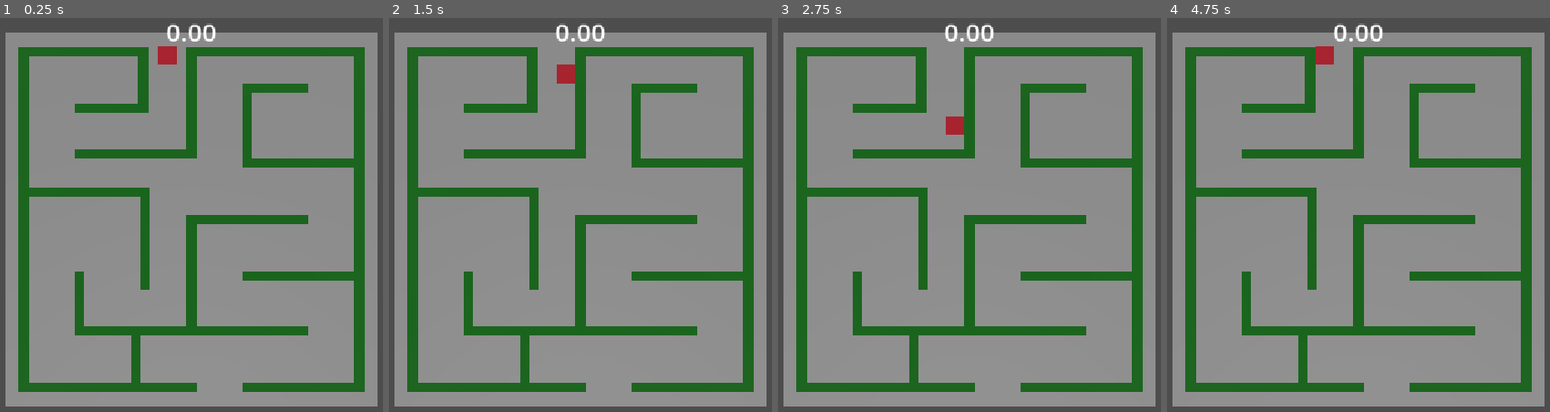
Above: before the commit, frames 1-4 (left to right).
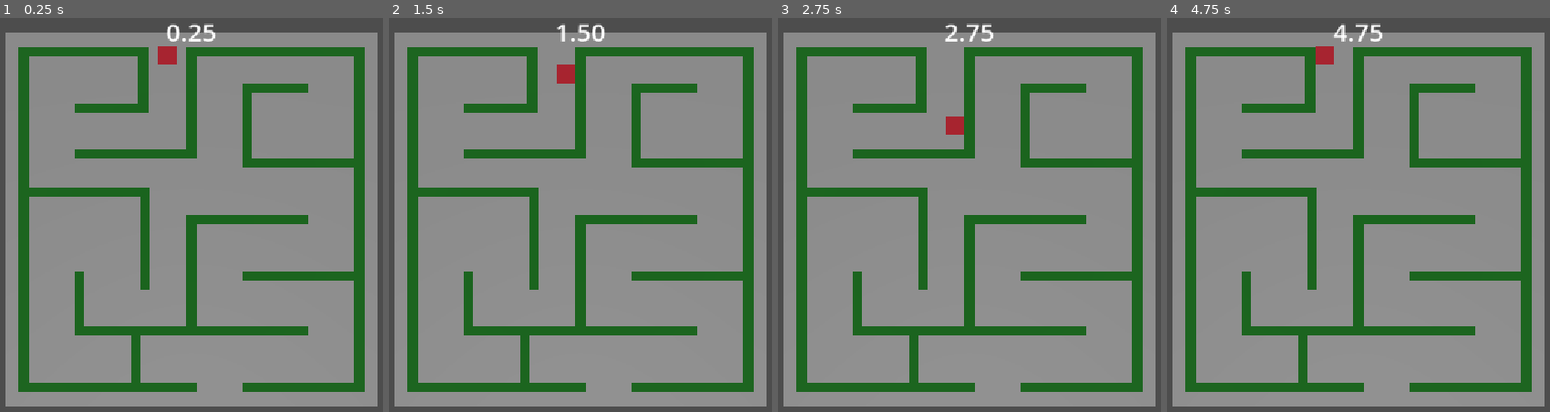
Above: after the commit, the same moments.

Repository: danijmoss/LightMaze
Game: Godot game, scene res://Scenes/main.tscn
Two runs of this game, one before a commit and one after it. Both use one fixed random seed, a clock stepped at 60 frames per second and the inputs below.
Inputs:
- Up to frame 1 (0.25 s): no input
- Up to frame 2 (1.5 s): hold Right (ui_right) 0.53-1.28 s; hold Down (ui_down) from 1.28 s (still down)
- Up to frame 3 (2.75 s): release Down (ui_down) at 2.03 s; hold Right (ui_right) from 2.03 s (still down)
- Up to frame 4 (4.75 s): release Right (ui_right) at 2.78 s; hold Up (ui_up) 2.78-3.53 s; hold Left (ui_left) from 3.53 s (still down)

The runs differ from the first frame. In frame 1, 0.1% of the frame differs, in the area x 49-57%, y 1-7%; in frame 2, 0.2%; in frame 3, 0.2%; in frame 4, 0.3%, in the area x 43-57%, y 1-7%.

Commit message:
Scripted Game Timer

Diff:
--- a/Scenes/main.tscn
+++ b/Scenes/main.tscn
@@ -1,6 +1,7 @@
 [gd_scene format=3 uid="uid://cspwjo4ooonvu"]
 
 [ext_resource type="PackedScene" uid="uid://tmajjo8lqvn7" path="res://Scenes/player.tscn" id="1_jjgbg"]
+[ext_resource type="Script" uid="uid://bngin8iobo1fn" path="res://Scripts/main.gd" id="1_jjvhh"]
 [ext_resource type="Script" uid="uid://c2sn51lmrlrdb" path="res://Scripts/player.gd" id="2_bo1nx"]
 [ext_resource type="PackedScene" uid="uid://clw5mndfe5pw4" path="res://Scenes/wall.tscn" id="3_8gbba"]
 
@@ -14,6 +15,7 @@
 size = Vector3(3, 2, 1.5)
 
 [node name="Main" type="Node" unique_id=593952978]
+script = ExtResource("1_jjvhh")
 
 [node name="Floor" type="StaticBody3D" parent="." unique_id=936259478]
 metadata/_edit_lock_ = true
@@ -220,7 +222,7 @@
 
 [node name="HUD" type="CanvasLayer" parent="." unique_id=1837509294]
 
-[node name="Label" type="Label" parent="HUD" unique_id=425691425]
+[node name="TimerLabel" type="Label" parent="HUD" unique_id=425691425]
 anchors_preset = 5
 anchor_left = 0.5
 anchor_right = 0.5
--- /dev/null
+++ b/Scripts/main.gd
@@ -0,0 +1,17 @@
+extends Node
+
+# Game Timer Variables
+var elapsed = 0.0
+var running = true
+@onready var timer_label = $HUD/TimerLabel
+
+# Called when the node enters the scene tree for the first time.
+func _ready() -> void:
+	pass # Replace with function body.
+
+
+# Called every frame. 'delta' is the elapsed time since the previous frame.
+func _process(delta: float) -> void:
+	if running:
+		elapsed += delta
+		timer_label.text = "%.2f" % elapsed
Not shown, added: Scripts/main.gd.uid
